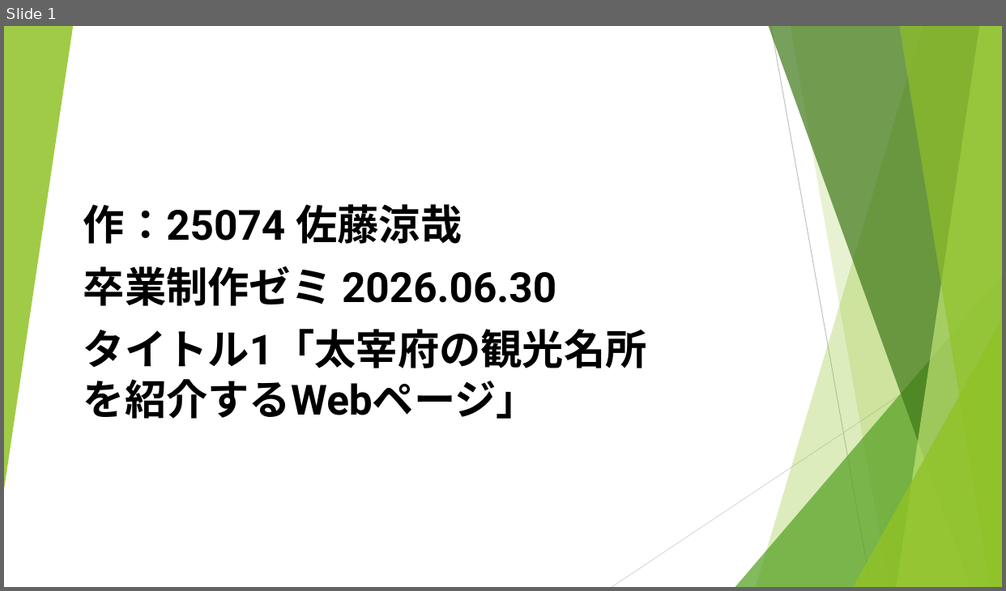
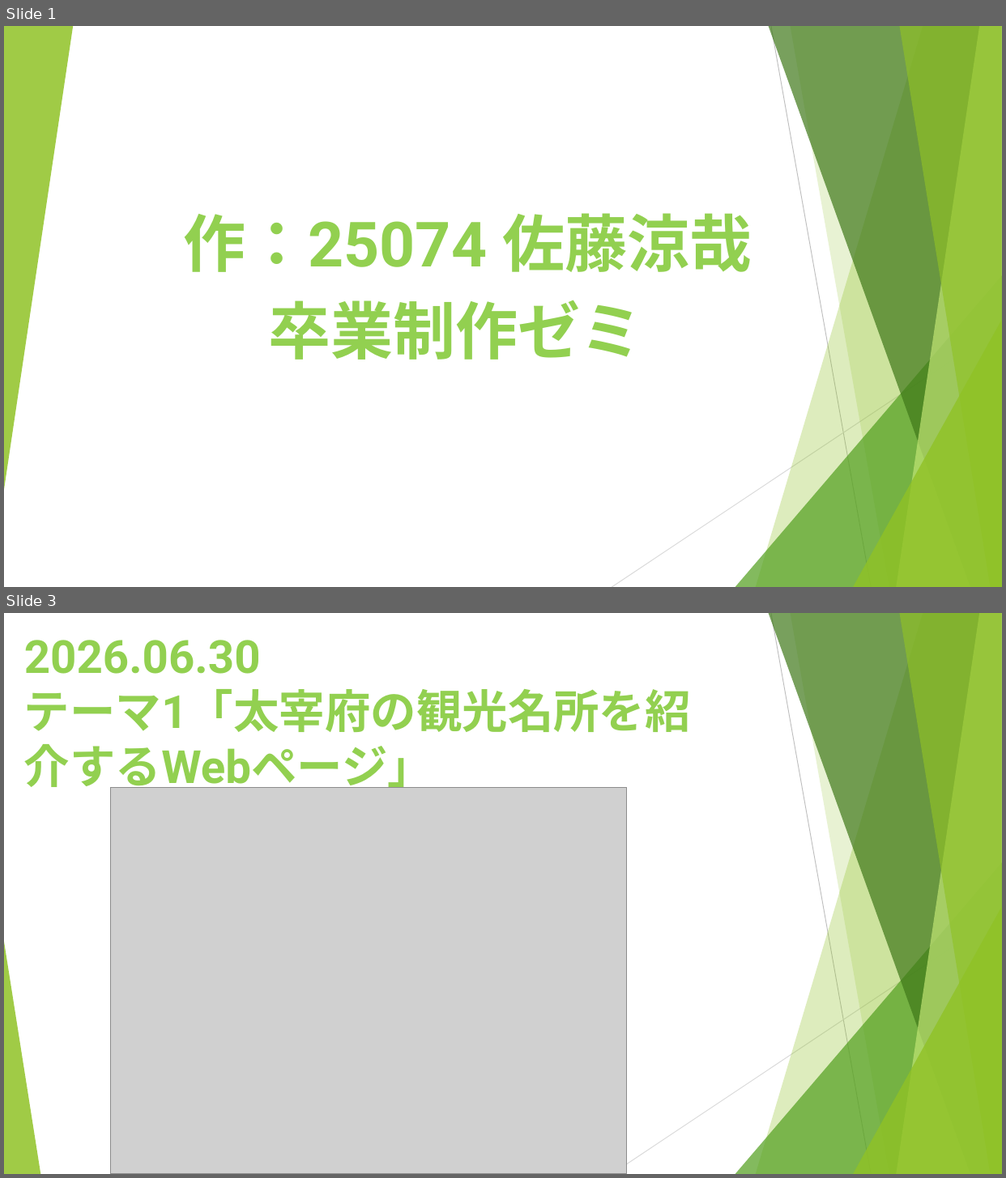
Before and after one commit to ckg25074/sato-zemi, a slide deck: 卒業制作ゼミ.pptm. Shown one above the other, each under a label of ours: slide 1 before the commit, slides 1 and 3 after it; the slides between them are not shown. The pictures are 1006x591 and 1006x1178 pixels, drawn with LibreOffice and Linux fonts; fonts in the diff are those of the drawing; grey boxes stand for pictures. Boxes give left, top, right and bottom in pixels: in the first picture for what was removed or moved away, otherwise in the second. Text is boxed around its words. In the diff, an @@ line names an element or a change of style, - is before the commit and + after.

```diff
--- a/卒業制作ゼミ.pptm
+++ b/卒業制作ゼミ.pptm
@@ slide 3 added at box(4, 613, 1002, 1174), background #FFFFFF; not listed: 9 template elements that a slide beside it also shows @@
@@ title added at box(24, 640, 691, 795), 44 pt, text #92D050, bold @@
+2026.06.30
+テーマ1「太宰府の観光名所を紹介するWebページ」
@@ picture added at box(110, 787, 627, 1174) @@
@@ triangle added at box(4, 942, 40, 1174), fill #90C226 at 85% opacity @@
@@ slide 1 changed as well @@
@@ text "作：25074 佐藤涼哉": place and size @@
-text "作：25074 佐藤涼哉" at box(83, 204, 647, 419)
+text "作：25074 佐藤涼哉" at box(184, 213, 752, 360)
@@ text at box(184, 213, 752, 272): size 40 to 60 pt, text colour #000000 to #92D050 in "作：25074 佐藤涼哉" @@
@@ text at box(269, 300, 643, 360): text changed; size 40 to 60 pt; text colour #000000 to #92D050 @@
-卒業制作ゼミ 2026.06.30
-タイトル1「太宰府の観光名所を紹介するWebページ」
+卒業制作ゼミ
```
Also in this commit, not shown: 1 other slide changed, 7 other slides added, 5 slides removed, 3 other files.
